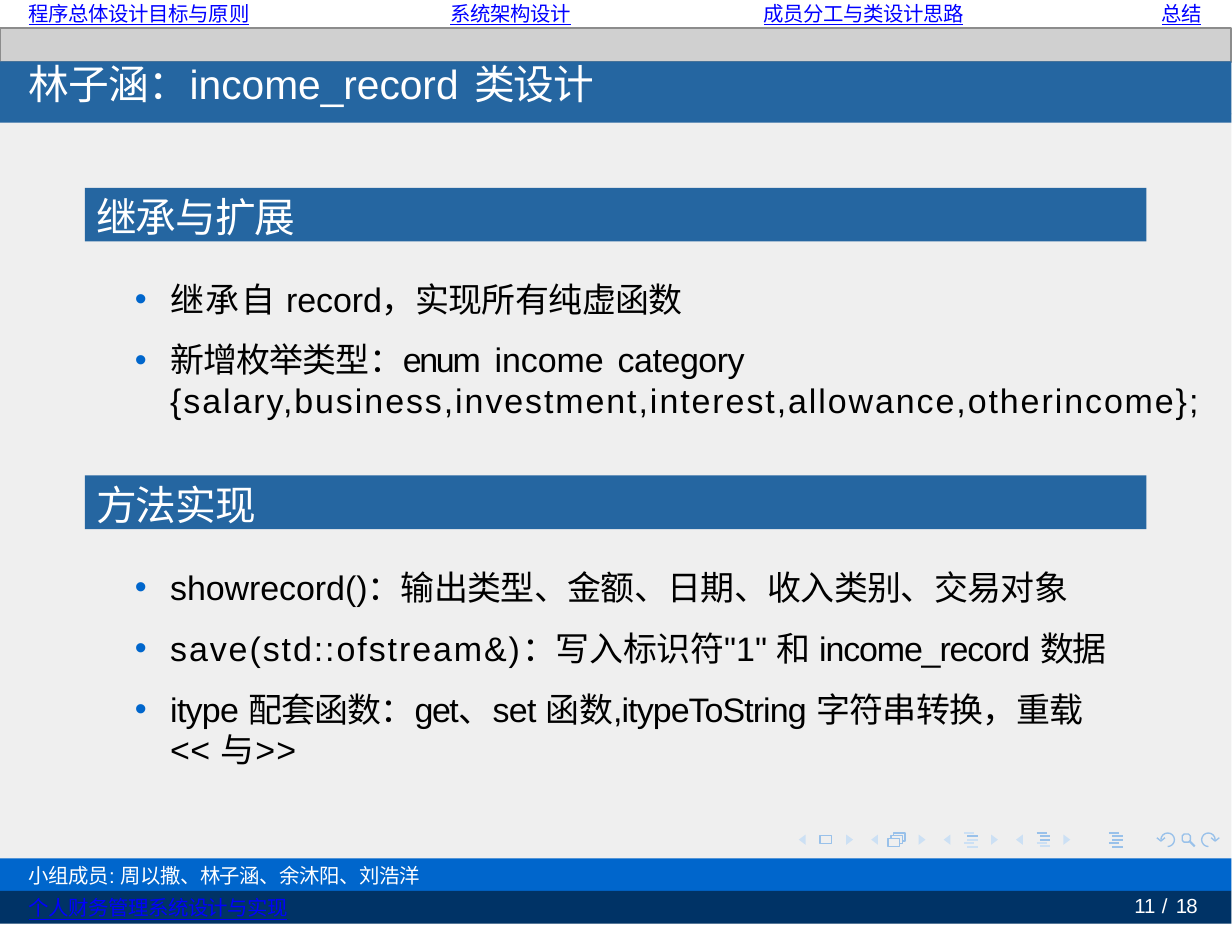
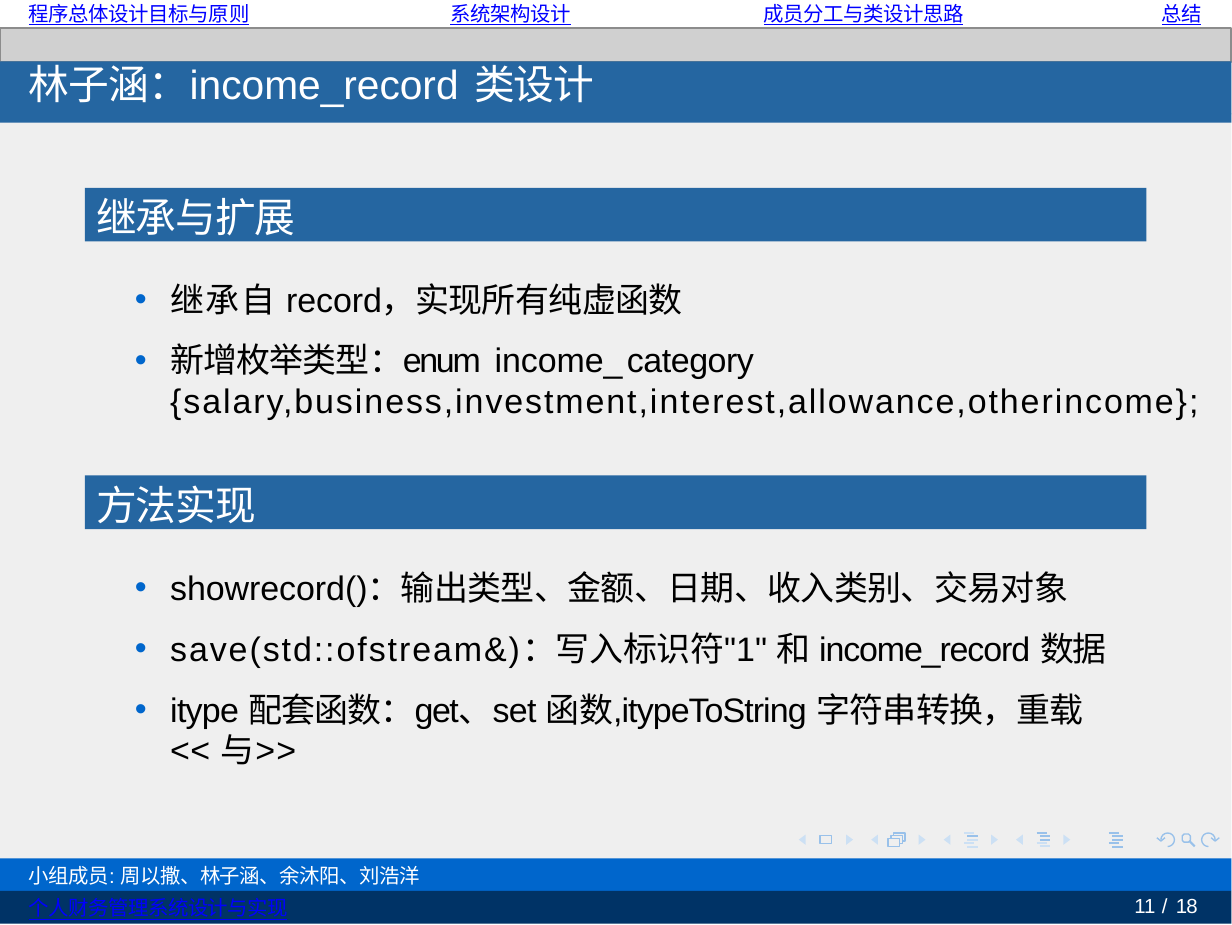
Before and after one commit to ouc-lhy/financial_management, a slide deck: slide 11 of 站立会议记录/第7组程序设计基础实践课程答辩.pptx. Drawn at 1232x925 pixels with LibreOffice and Linux fonts; fonts in the diff are those of the drawing; grey boxes stand for pictures; background and template pictures are left out. Boxes give left, top, right and bottom in pixels: in the first picture for what was removed or moved away, otherwise in the second. Text is boxed around its words. In the diff, an @@ line names an element or a change of style, - is before the commit and + after.

```diff
--- a/站立会议记录/第7组程序设计基础实践课程答辩.pptx
+++ b/站立会议记录/第7组程序设计基础实践课程答辩.pptx
@@ text at (170, 343, 754, 379): text changed @@
-• 新增枚举类型：enum income category
+• 新增枚举类型：enum income_category
```
Also in this commit, not shown: 1 other slide changed, 2 other files.
